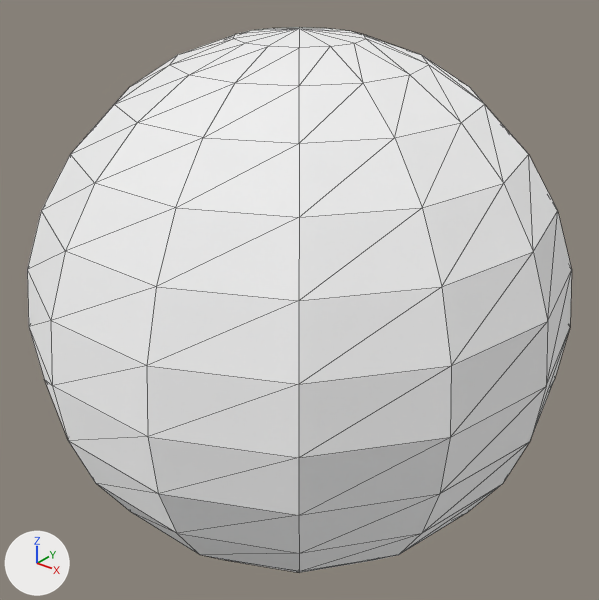
An edit to the glTF model assets/models/irorb.gltf, drawn before and after from the same camera.
The view is the same before and after, from a 50 mm lens placed at (5.48, -6.86, 4.25), pointed at (0.0, 0.0, 0.0). The axes (+X, +Y, +Z) are drawn at lower left. The lights are the same throughout. The older version comes first. Mesh edges are drawn as thin lines.

The first picture shows 'irorb'.
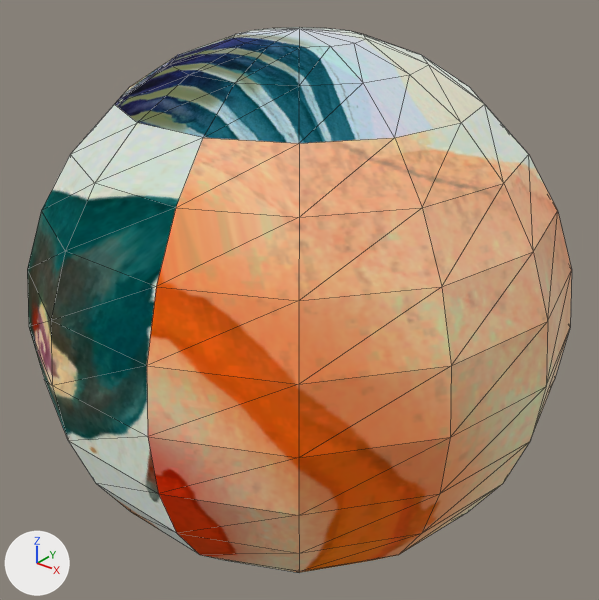
The change, as a diff of the scene's bpy script:
```diff
--- a/assets/models/irorb.gltf.py
+++ b/assets/models/irorb.gltf.py
@@ img_orb_png @@
+img_orb_png = load_image('orb.png', '../textures/orb.png', 1024, 1024, 'sRGB')
@@ mat_orb @@
+mat_orb = principled_material('orb')
+mat_orb.texture = img_orb_png
+mat_orb.metallic = 1.0
+mat_orb.roughness = 1.0
@@ me_irorb @@
 me_irorb.from_pydata(...)  # 184 vertices, 364 faces; spans x -3.05..3.05, y -2.97..2.97, z -3.05..3.05
-me_irorb.materials.append(mat_irorb)  # white #ffffff
+me_irorb.materials.append(mat_orb)  # picture img_orb_png
```

Where the change shows, as pixel boxes [x1, y1, x2, y2] in the pictures (599 x 600 px):
'irorb', recoloured (white to beige)
    both: [27, 27, 572, 573]
